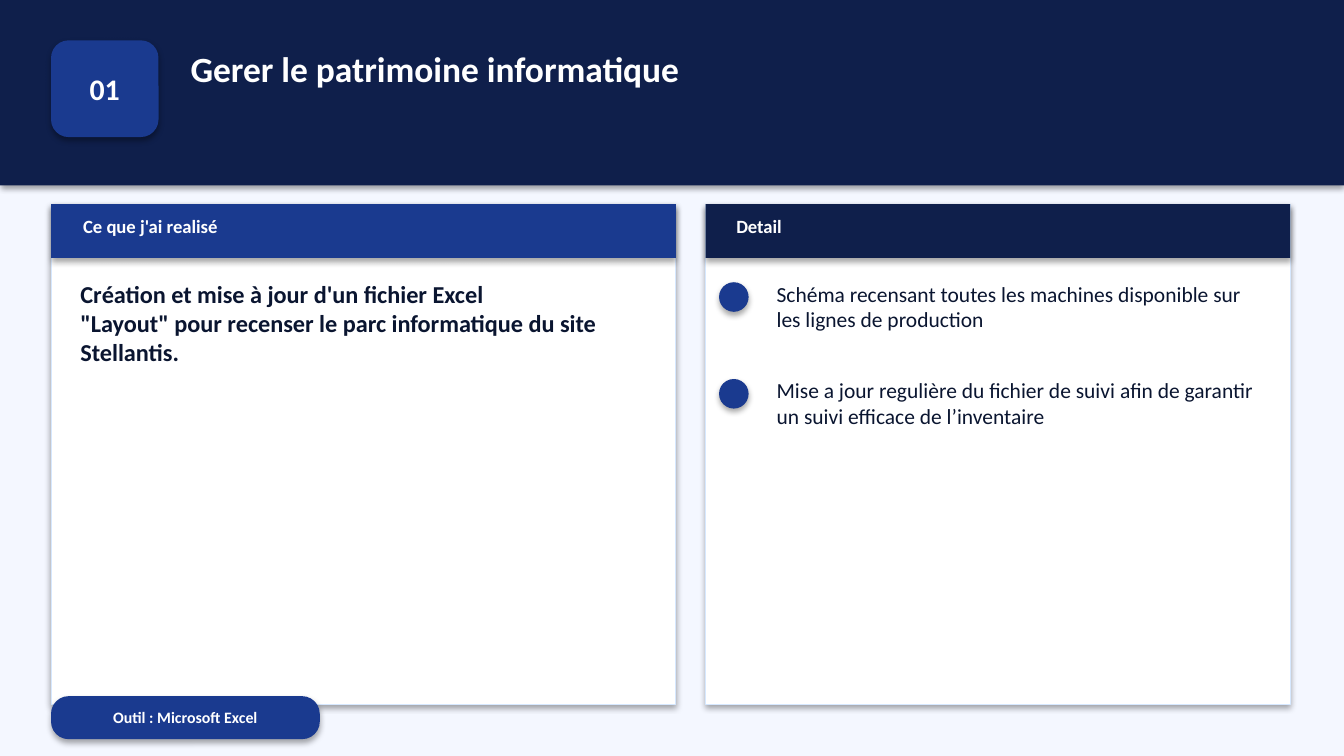
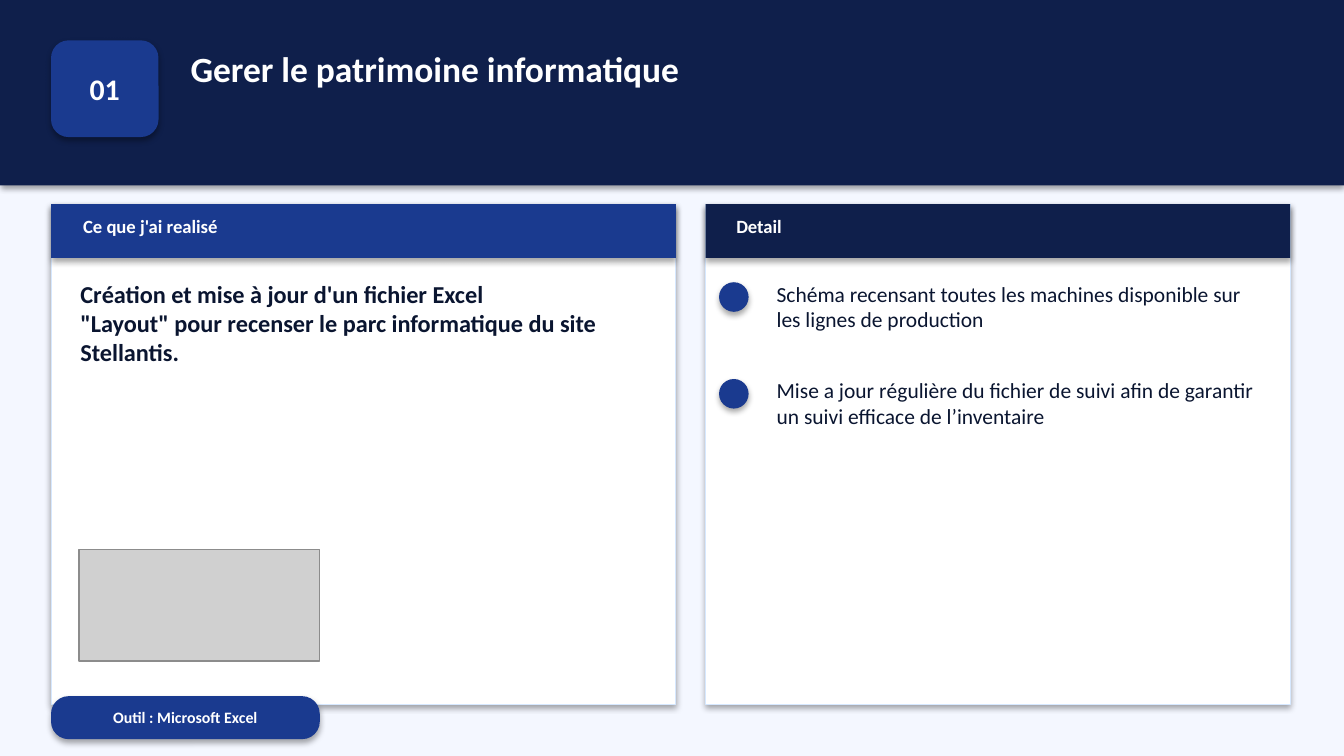
Before and after one commit to Kevincrl/kevincrl.github.io, a slide deck: slide 5 of Compte_Rendu/Presentation_bts_final.pptx. Drawn at 1344x756 pixels with LibreOffice and Linux fonts; fonts in the diff are those of the drawing; grey boxes stand for pictures. Boxes give left, top, right and bottom in pixels: in the first picture for what was removed or moved away, otherwise in the second. Text is boxed around its words. In the diff, an @@ line names an element or a change of style, - is before the commit and + after.

Commit message:
11/05

```diff
--- a/Compte_Rendu/Presentation_bts_final.pptx
+++ b/Compte_Rendu/Presentation_bts_final.pptx
@@ text at <box>777,383,1253,424</box>: text changed @@
-Mise a jour regulière du fichier de suivi afin de garantir un suivi efficace de l’inventaire
+Mise a jour régulière du fichier de suivi afin de garantir un suivi efficace de l’inventaire
@@ picture added at <box>79,550,320,661</box> @@
```
Also in this commit, not shown: 5 other slides changed.
